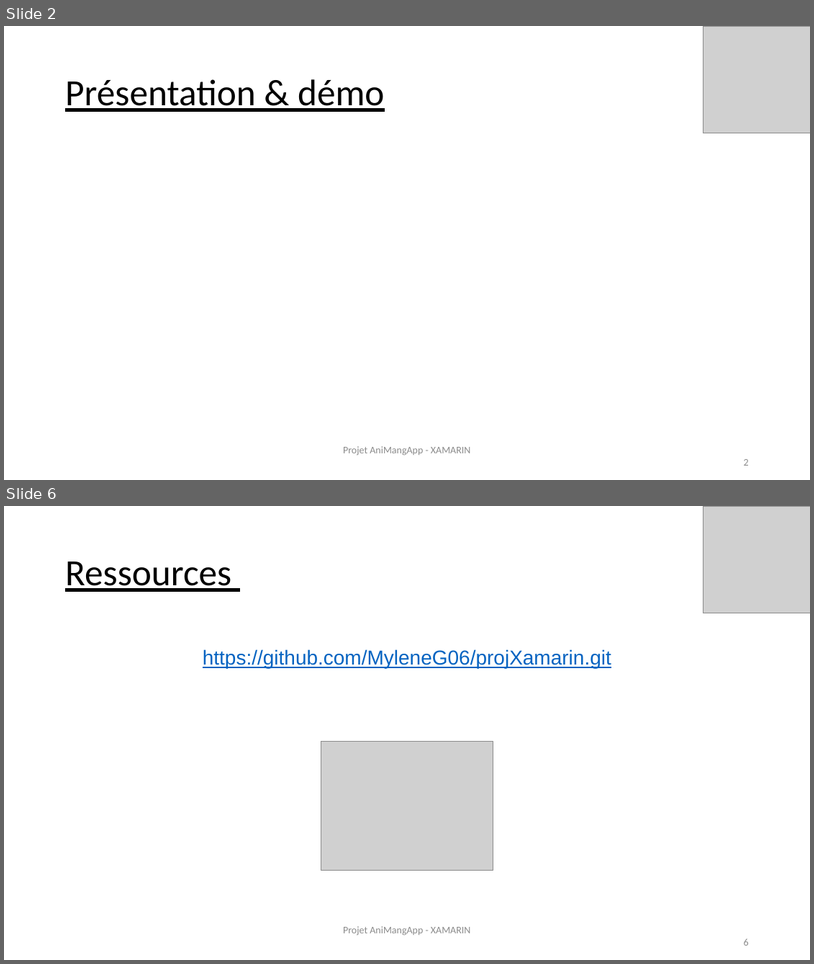
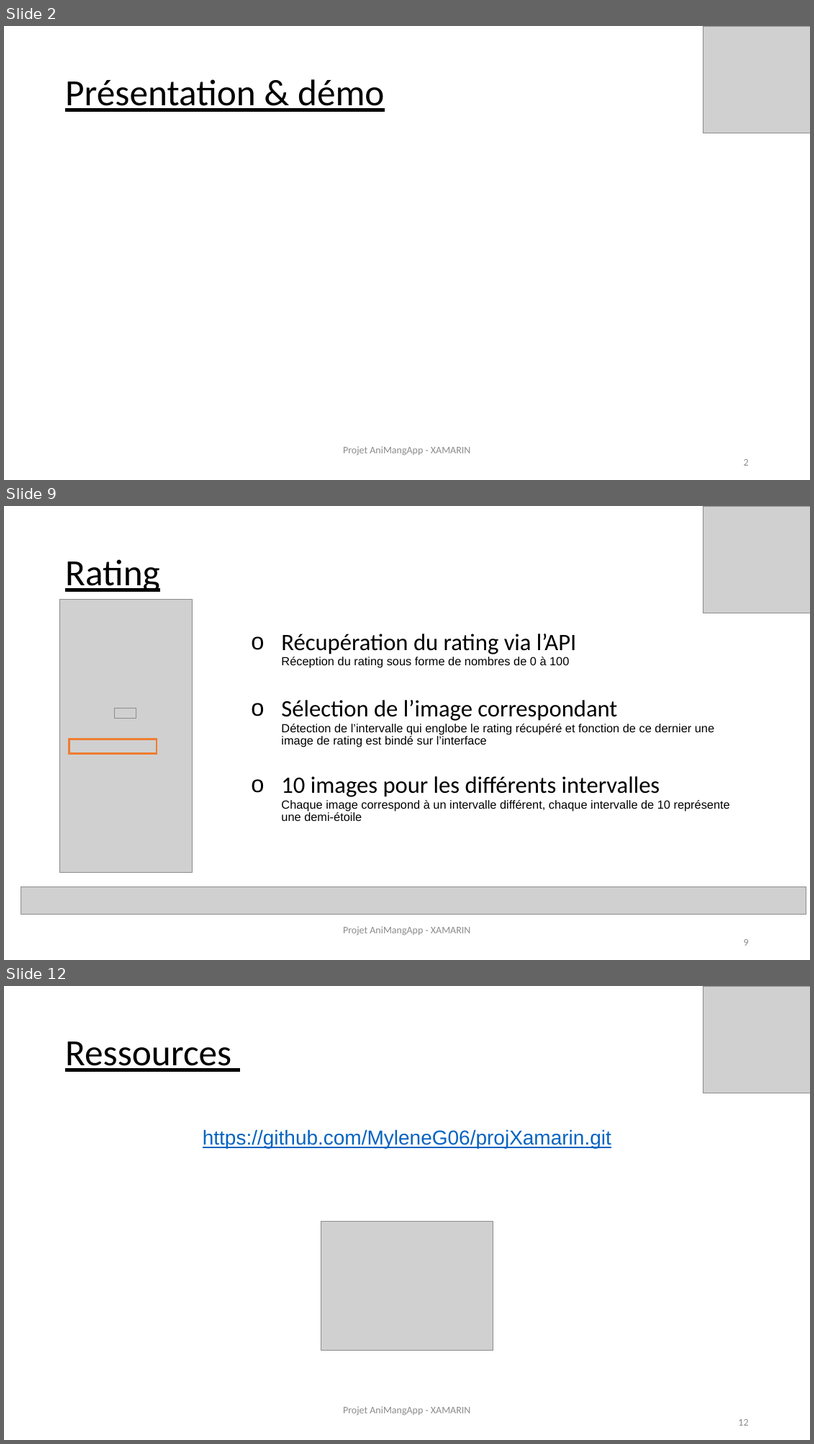
Before and after one commit to MyleneG06/projXamarin, a slide deck: Prez-Xamarin_AniMangApp.pptx. Shown one above the other, each under a label of ours: slides 2 and 6 before the commit, slides 2, 9 and 12 after it; the slides between them are not shown. The pictures are 814x964 and 814x1444 pixels, drawn with LibreOffice and Linux fonts; fonts in the diff are those of the drawing; grey boxes stand for pictures. Boxes give left, top, right and bottom in pixels: in the first picture for what was removed or moved away, otherwise in the second. Text is boxed around its words. In the diff, an @@ line names an element or a change of style, - is before the commit and + after.

```diff
--- a/Prez-Xamarin_AniMangApp.pptx
+++ b/Prez-Xamarin_AniMangApp.pptx
@@ slide 9 added at (x1=4, y1=506, x2=810, y2=960), background #FFFFFF @@
@@ picture added at (x1=703, y1=506, x2=810, y2=613) @@
@@ text added at (x1=65, y1=559, x2=160, y2=592), 44 pt, text #000000, underline @@
+Rating
@@ picture added at (x1=59, y1=599, x2=193, y2=872) @@
@@ text added at (x1=281, y1=633, x2=730, y2=821), 14 pt, text #000000 @@
+    o Récupération du rating via l’API
+      Réception du rating sous forme de nombres de 0 à 100
+    o Sélection de l’image correspondant
+      Détection de l’intervalle qui englobe le rating récupéré et fonction de ce dernier une image de rating est bindé sur l’interface
+    o 10 images pour les différents intervalles
+      Chaque image correspond à un intervalle différent, chaque intervalle de 10 représente une demi-étoile
@@ picture added at (x1=114, y1=708, x2=136, y2=718) @@
@@ rectangle added at (x1=70, y1=739, x2=157, y2=754), outline #ED7D31 2 pt @@
@@ picture added at (x1=21, y1=886, x2=807, y2=913) @@
@@ text added at (x1=343, y1=926, x2=749, y2=945), 12 pt, text #8B8B8B @@
+Projet AniMangApp - XAMARIN
+9
@@ what was slide 6 is now slide 12 @@
@@ text at (x1=738, y1=1419, x2=748, y2=1425): text changed @@
-6
+12
```
Also in this commit, not shown: 2 slides changed, 7 other slides added, 2 slides removed.
